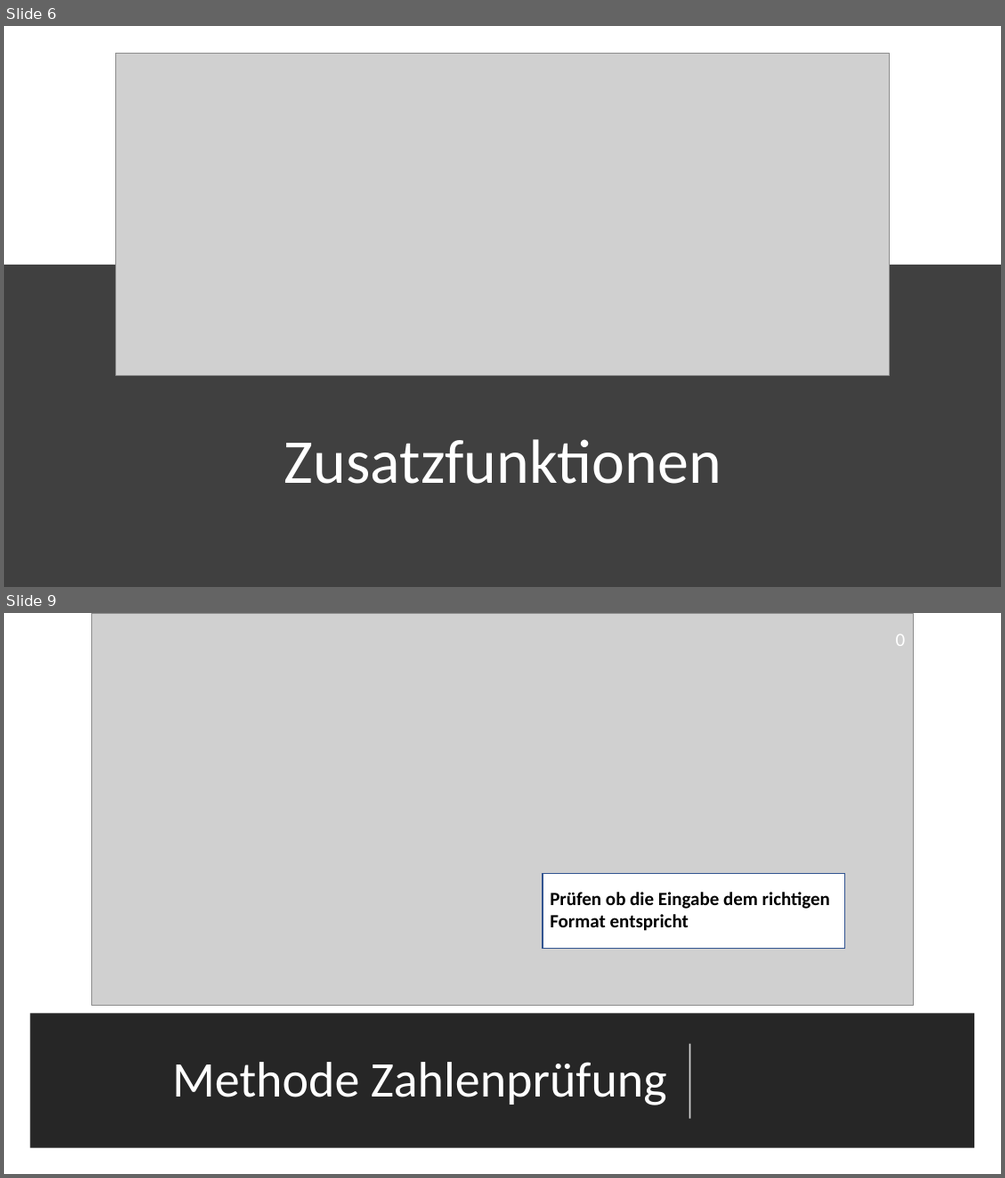
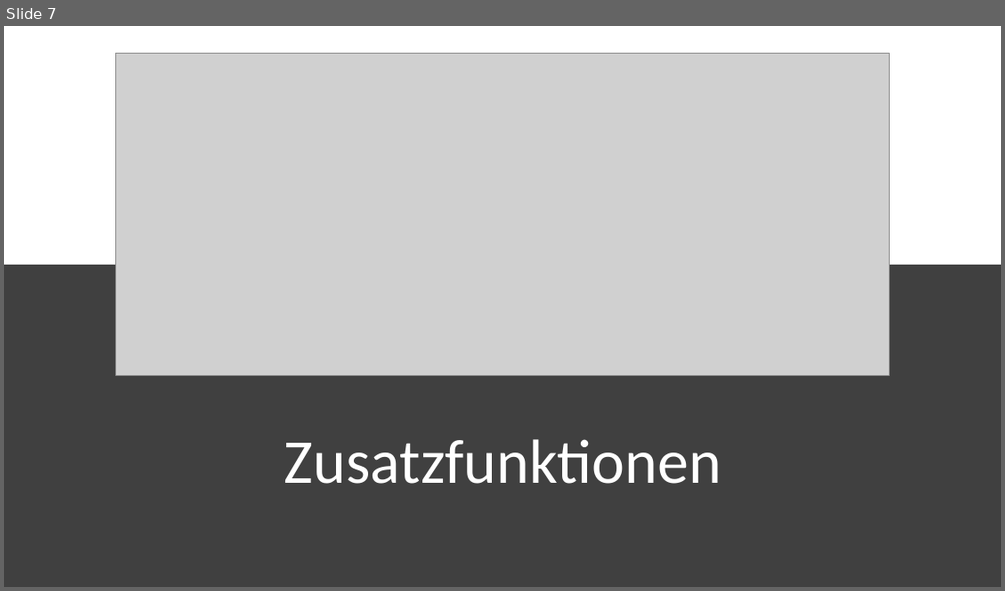
Before and after one commit to maxeuken/HSP-Sprint-1, a slide deck: Zahnraddimensionierungsprogramm.GruppeJ/PowerPoint Präsentation Sprint 2/Sprint 2.pptx. Shown one above the other, each under a label of ours: slides 6 and 9 before the commit, slide 7 after it; the slides between them are not shown. The pictures are 1005x1178 and 1005x591 pixels, drawn with LibreOffice and Linux fonts; fonts in the diff are those of the drawing; grey boxes stand for pictures. Boxes give left, top, right and bottom in pixels: in the first picture for what was removed or moved away, otherwise in the second. Text is boxed around its words. In the diff, an @@ line names an element or a change of style, - is before the commit and + after.

```diff
--- a/Zahnraddimensionierungsprogramm.GruppeJ/PowerPoint Präsentation Sprint 2/Sprint 2.pptx
+++ b/Zahnraddimensionierungsprogramm.GruppeJ/PowerPoint Präsentation Sprint 2/Sprint 2.pptx
@@ slide 9 removed at (4, 613, 1001, 1174), background #FFFFFF @@
@@ picture removed at (91, 614, 913, 1005) @@
@@ text removed at (896, 634, 906, 646) @@
-0
@@ rectangle removed at (542, 873, 844, 948) @@
@@ text removed at (550, 892, 830, 931) @@
-Prüfen ob die Eingabe dem richtigen Format entspricht
@@ rectangle removed at (30, 1013, 975, 1148) @@
@@ title removed at (172, 1062, 667, 1105) @@
-Methode Zahlenprüfung
@@ line removed from (689, 1119) to (689, 1044) @@
@@ what was slide 6 is now slide 7 @@
```
Also in this commit, not shown: 4 slides changed, 3 slides added, 4 other slides removed, 4 other files.
